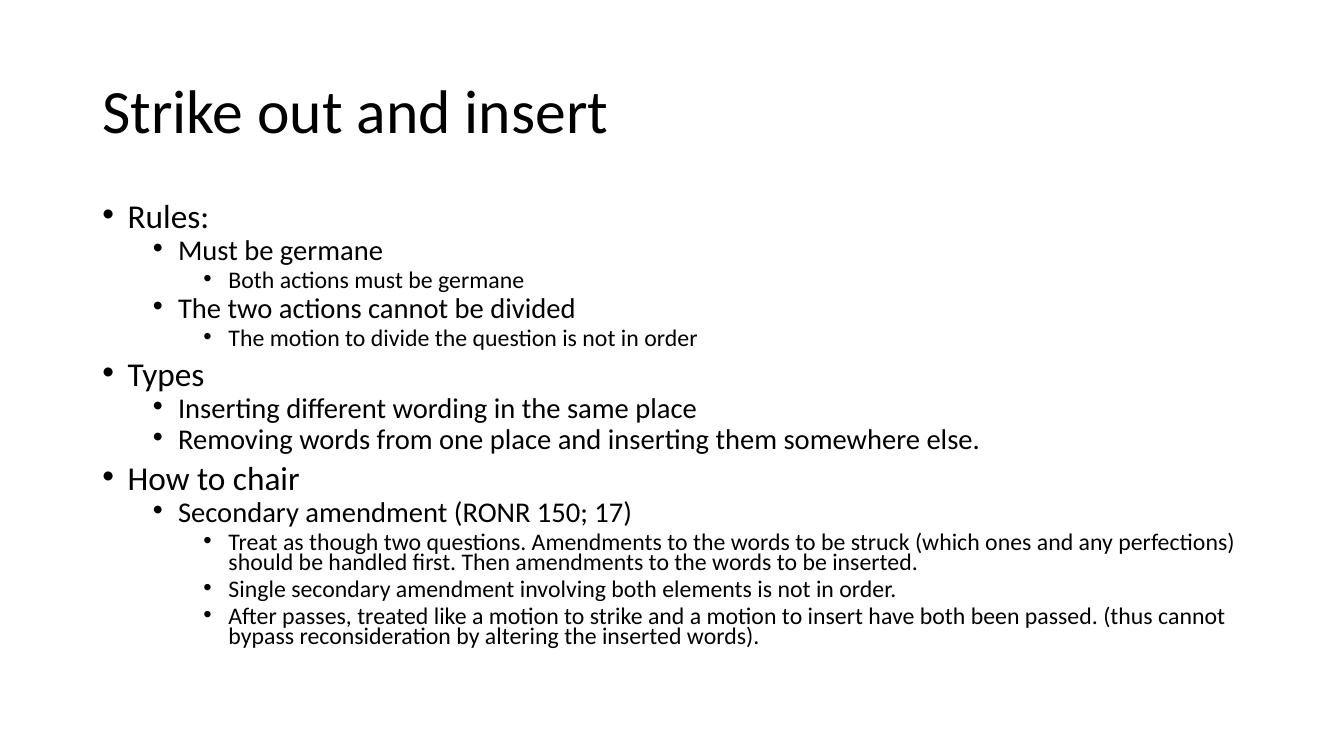
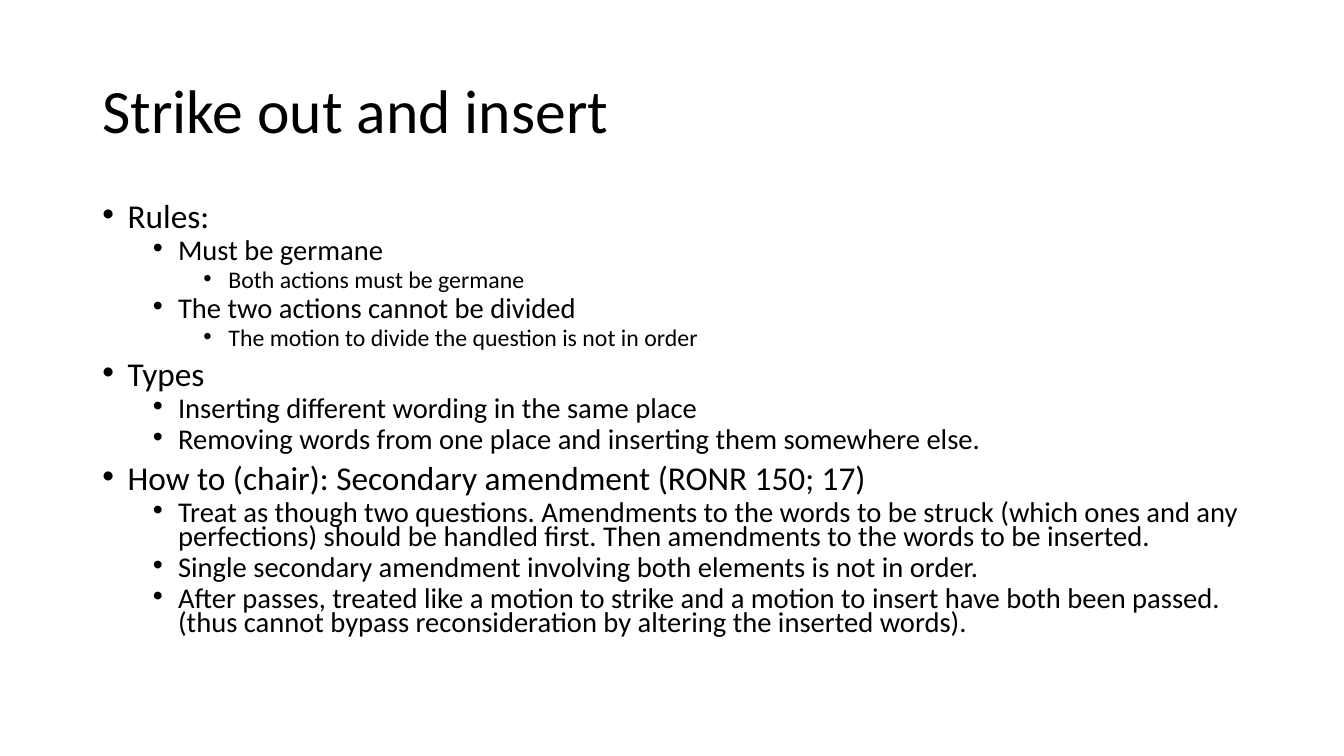
Before and after one commit to AdamSwenson/parliamentary-procedure-explainers, a slide deck: slide 32 of Presentations/Amendments.pptx (slide 41 before the commit). Drawn at 1344x756 pixels with LibreOffice and Linux fonts; fonts in the diff are those of the drawing. Boxes give left, top, right and bottom in pixels: in the first picture for what was removed or moved away, otherwise in the second. Text is boxed around its words. In the diff, an @@ line names an element or a change of style, - is before the commit and + after.

Commit message:
updated Amendments ppt

```diff
--- a/Presentations/Amendments.pptx
+++ b/Presentations/Amendments.pptx
@@ text at [128,465,866,496]: text changed; size 20.4 to 23.8 pt @@
-• How to chair
-  • Secondary amendment (RONR 150; 17)
+• How to (chair): Secondary amendment (RONR 150; 17)
@@ text at [178,501,1237,637]: size 17 to 20.4 pt in "Treat as though two questions. Amendments to ...", "Single secondary amendment involving both elements is ...", "After passes, treated like a motion to ..."; list level 3 to 2 in "Treat as though two questions. ..."; list level 3 to 2 in "Single secondary amendment involving both ..."; list level 3 to 2 in "After passes, treated like a ..." @@
```
Also in this commit, not shown: 17 other slides changed, 7 slides added, 7 slides removed, 5 other files.
